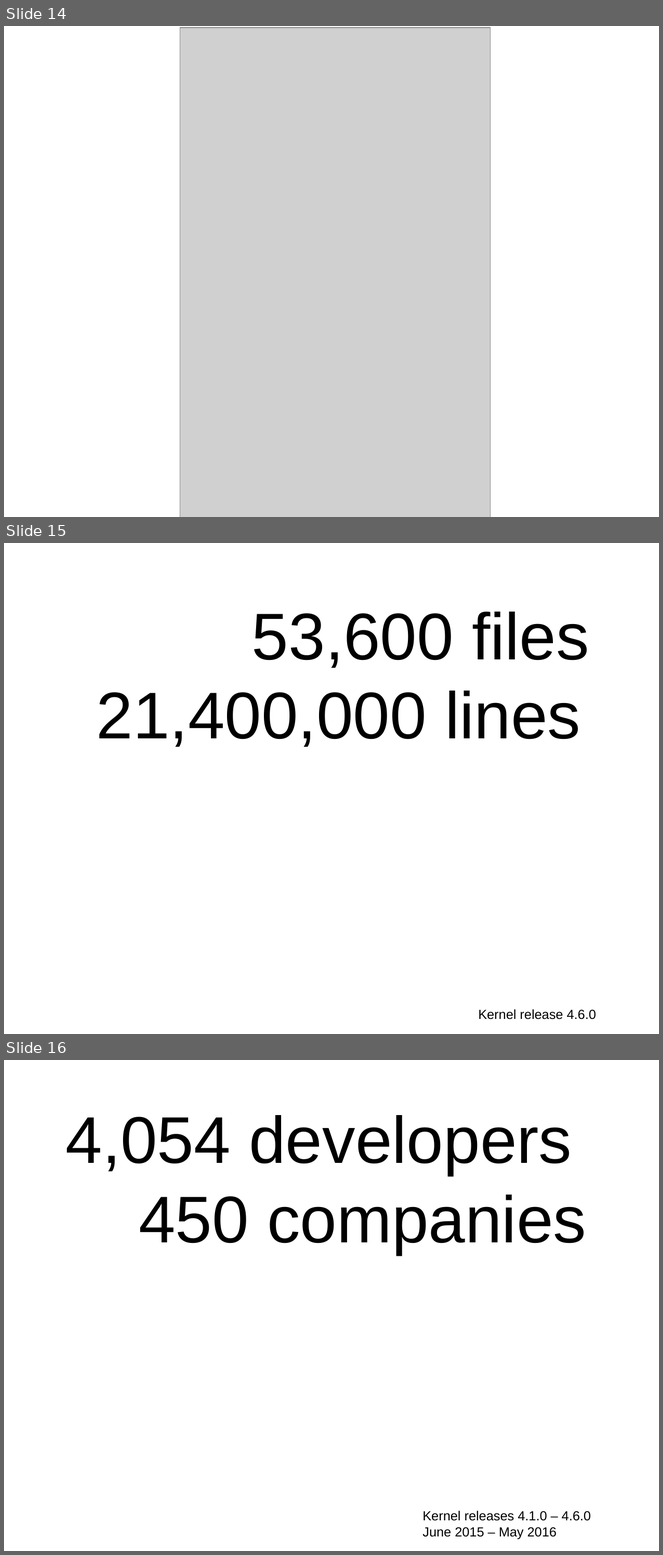
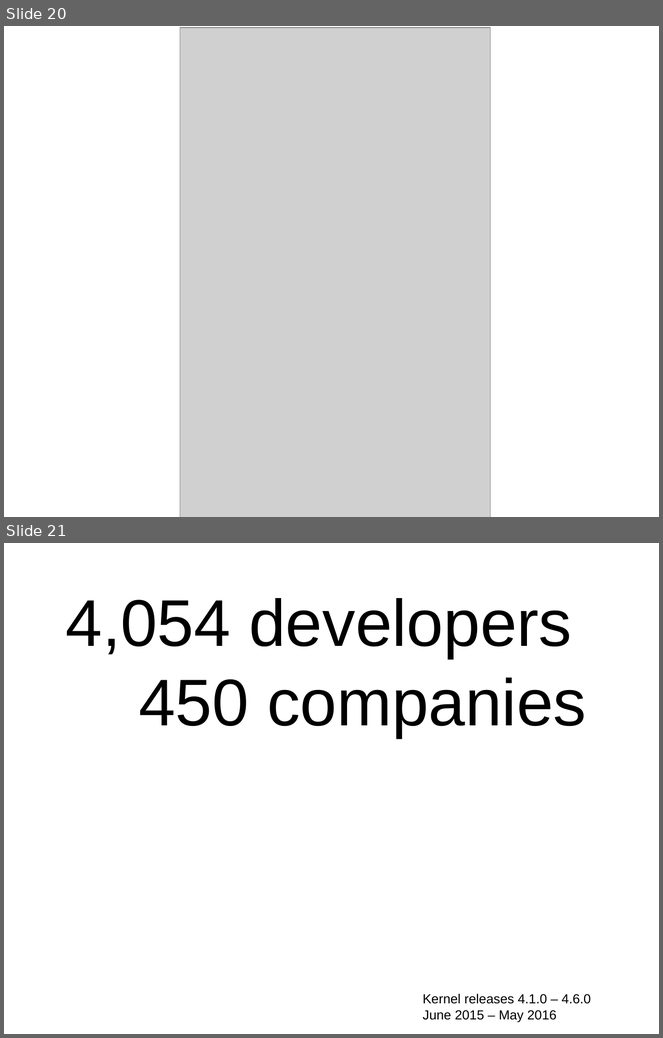
Before and after one commit to gregkh/presentation-stone-tools, a slide deck: stone-tools.odp. Shown one above the other, each under a label of ours: slides 14, 15 and 16 before the commit, slides 20 and 21 after it. The pictures are 663x1555 and 663x1038 pixels, drawn with LibreOffice and Linux fonts; fonts in the diff are those of the drawing; grey boxes stand for pictures. Boxes give left, top, right and bottom in pixels: in the first picture for what was removed or moved away, otherwise in the second. Text is boxed around its words. In the diff, an @@ line names an element or a change of style, - is before the commit and + after.

```diff
--- a/stone-tools.odp
+++ b/stone-tools.odp
@@ slide 15 removed at [4, 543, 659, 1034], background #FFFFFF @@
@@ text removed at [97, 612, 590, 747] @@
-53,600 files
-21,400,000 lines
@@ text removed at [478, 1009, 596, 1020] @@
-Kernel release 4.6.0
@@ what was slide 14 is now slide 20 @@
@@ what was slide 16 is now slide 21 @@
```
Also in this commit, not shown: 1 slide changed, 5 slides added, 24 other slides removed, 5 other files.
